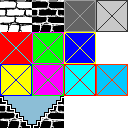
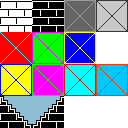
Two versions of the same layered image (128 x 128). Layer-by-layer changes:
removed layer "Pasted Layer #1" over [0, 98, 64, 128]
added layer "Layer" above "Pasted Layer" over [0, 0, 64, 32]
hid "Pasted Layer", painted on it over [0, 0, 64, 128]
painted on "tileSheet.png" over [0, 98, 64, 128]
